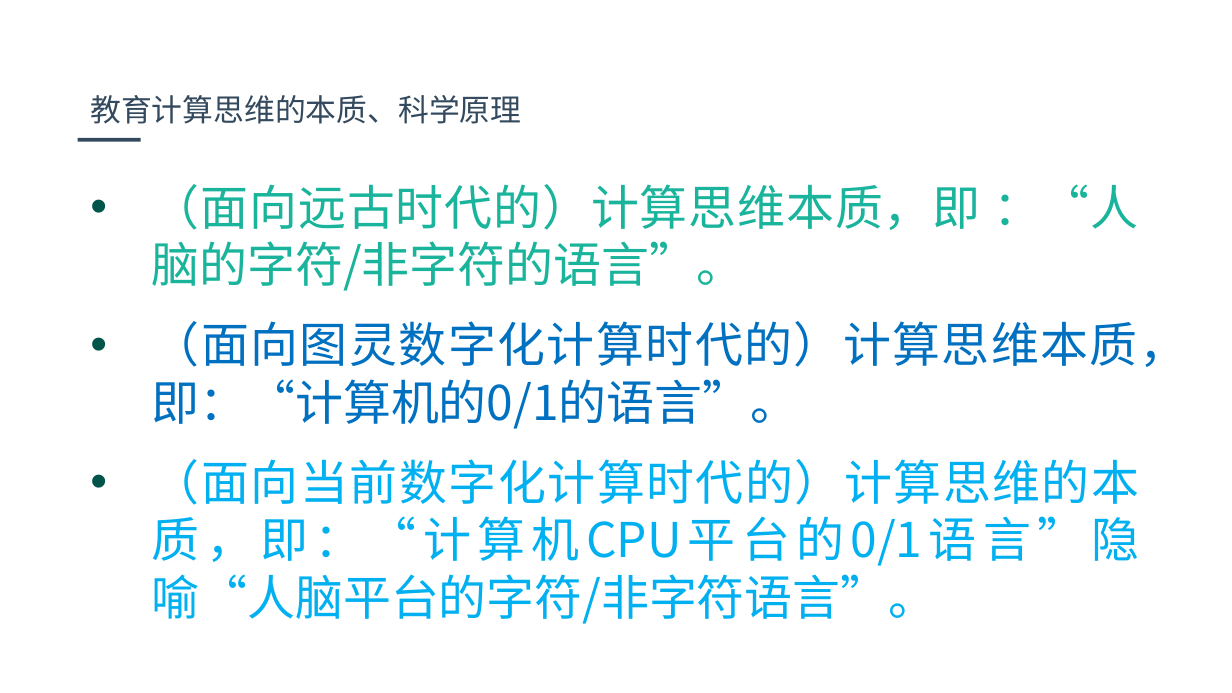
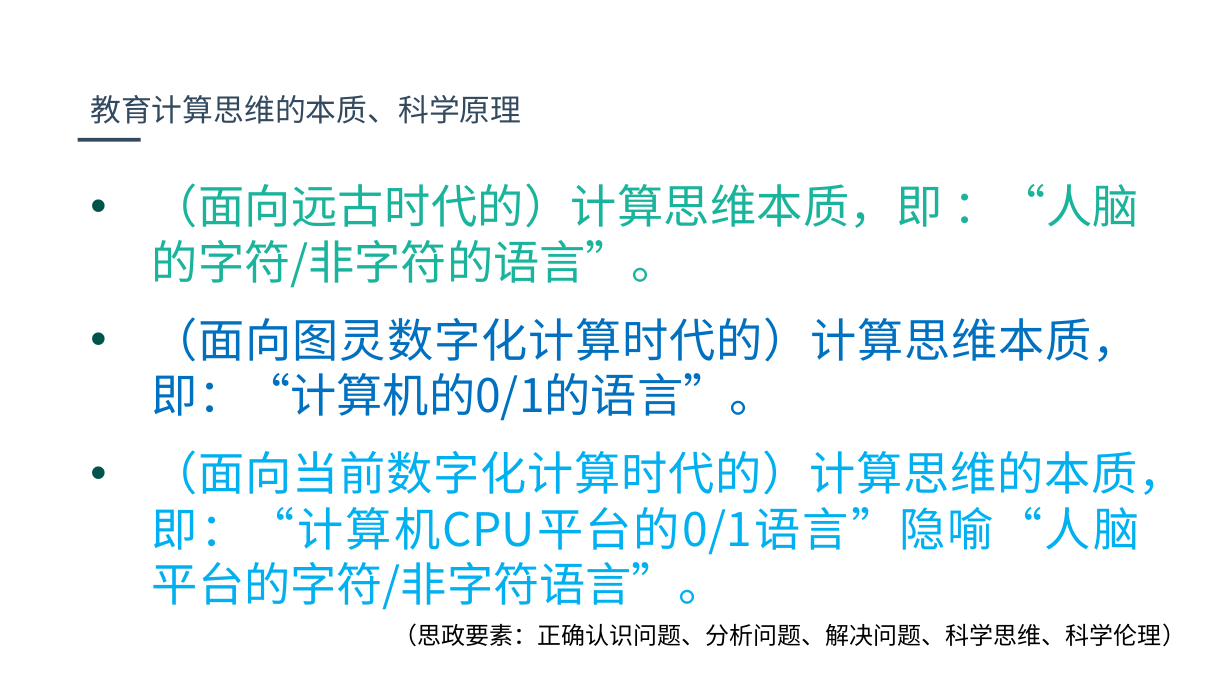
Before and after one commit to jbhuang99/WebEdu_LocalVersion_YuQin_DotNetCore2.1, a slide deck: slide 4 of wwwroot/TheMmainLineofEducationalComputingThinking.pptx. Drawn at 1232x693 pixels with LibreOffice and Linux fonts; fonts in the diff are those of the drawing; background and template pictures are left out. Boxes give left, top, right and bottom in pixels: in the first picture for what was removed or moved away, otherwise in the second. Text is boxed around its words. In the diff, an @@ line names an element or a change of style, - is before the commit and + after.

```diff
--- a/wwwroot/TheMmainLineofEducationalComputingThinking.pptx
+++ b/wwwroot/TheMmainLineofEducationalComputingThinking.pptx
@@ text "（面向远古时代的）计算思维本质，即 ：“人脑的字符/非字符的语言”。" at (152, 183, 1185, 610): size 28 to 27 pt @@
@@ text added at (394, 623, 1187, 646), 14 pt, text #000000 @@
+（思政要素：正确认识问题、分析问题、解决问题、科学思维、科学伦理）
```
Also in this commit, not shown: 5 other slides changed, 1 slide added, 1 slide removed.
